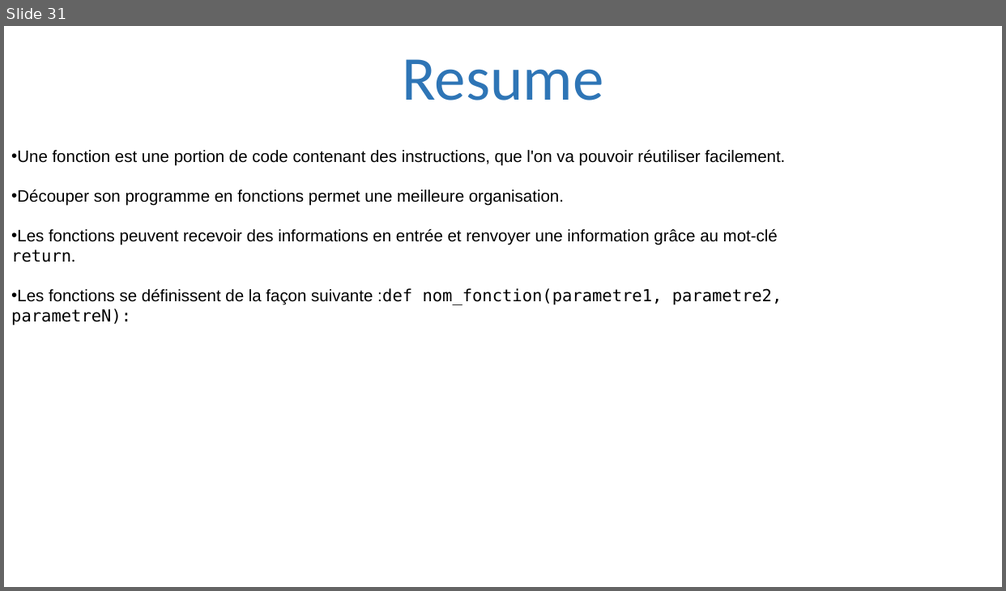
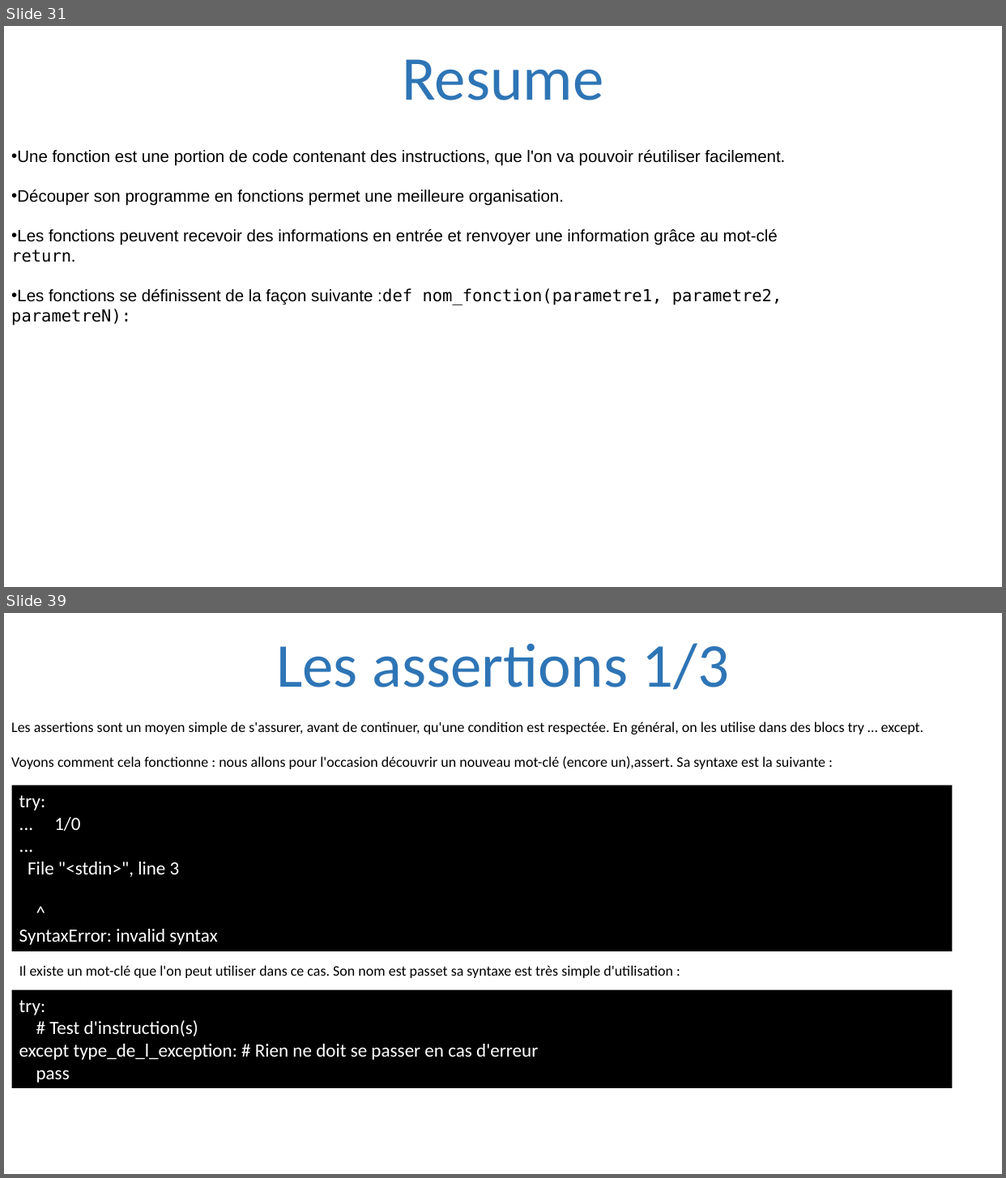
Before and after one commit to julienPalleau/PythonDoc, a slide deck: Python-resume.pptx. Shown one above the other, each under a label of ours: slide 31 before the commit, slides 31 and 39 after it; the slides between them are not shown. The pictures are 1006x591 and 1006x1178 pixels, drawn with LibreOffice and Linux fonts; fonts in the diff are those of the drawing. Boxes give left, top, right and bottom in pixels: in the first picture for what was removed or moved away, otherwise in the second. Text is boxed around its words. In the diff, an @@ line names an element or a change of style, - is before the commit and + after.

```diff
--- a/Python-resume.pptx
+++ b/Python-resume.pptx
@@ slide 39 added at (4, 613, 1002, 1174), background #FFFFFF @@
@@ title added at (276, 643, 730, 690), 60 pt, text #2E75B6 @@
+Les assertions 1/3
@@ text added at (11, 722, 924, 769), 14 pt, text #000000 @@
+Les assertions sont un moyen simple de s'assurer, avant de continuer, qu'une condition est respectée. En général, on les utilise dans des blocs try … except.
+Voyons comment cela fonctionne : nous allons pour l'occasion découvrir un nouveau mot-clé (encore un),assert. Sa syntaxe est la suivante :
@@ rectangle added at (11, 786, 952, 952), fill #000000, 18 pt, text #FFFFFF @@
+try:
+... 1/0
+...
+File "<stdin>", line 3
+^
+SyntaxError: invalid syntax
@@ text added at (19, 965, 673, 978), 14 pt, text #000000 @@
+Il existe un mot-clé que l'on peut utiliser dans ce cas. Son nom est passet sa syntaxe est très simple d'utilisation :
@@ rectangle added at (11, 990, 952, 1088), fill #000000, 18 pt, text #FFFFFF @@
+try:
+# Test d'instruction(s)
+except type_de_l_exception: # Rien ne doit se passer en cas d'erreur
+pass
```
Also in this commit, not shown: 18 other slides added.
